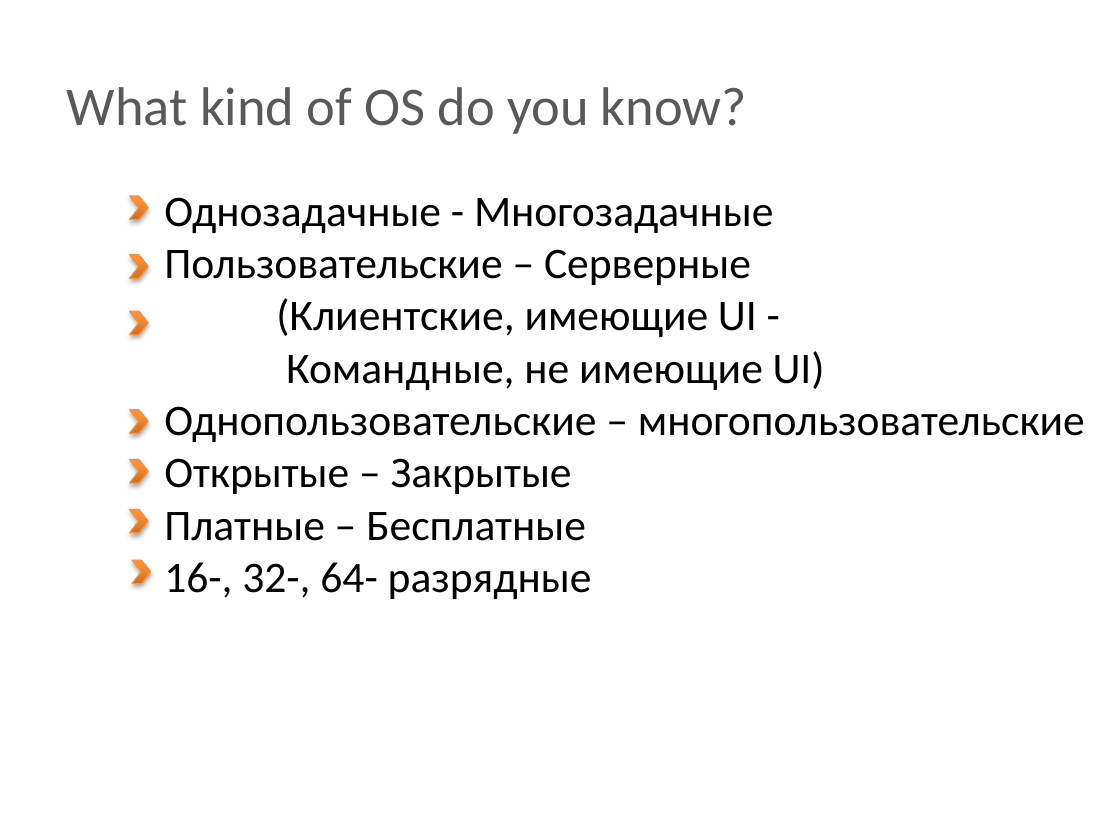
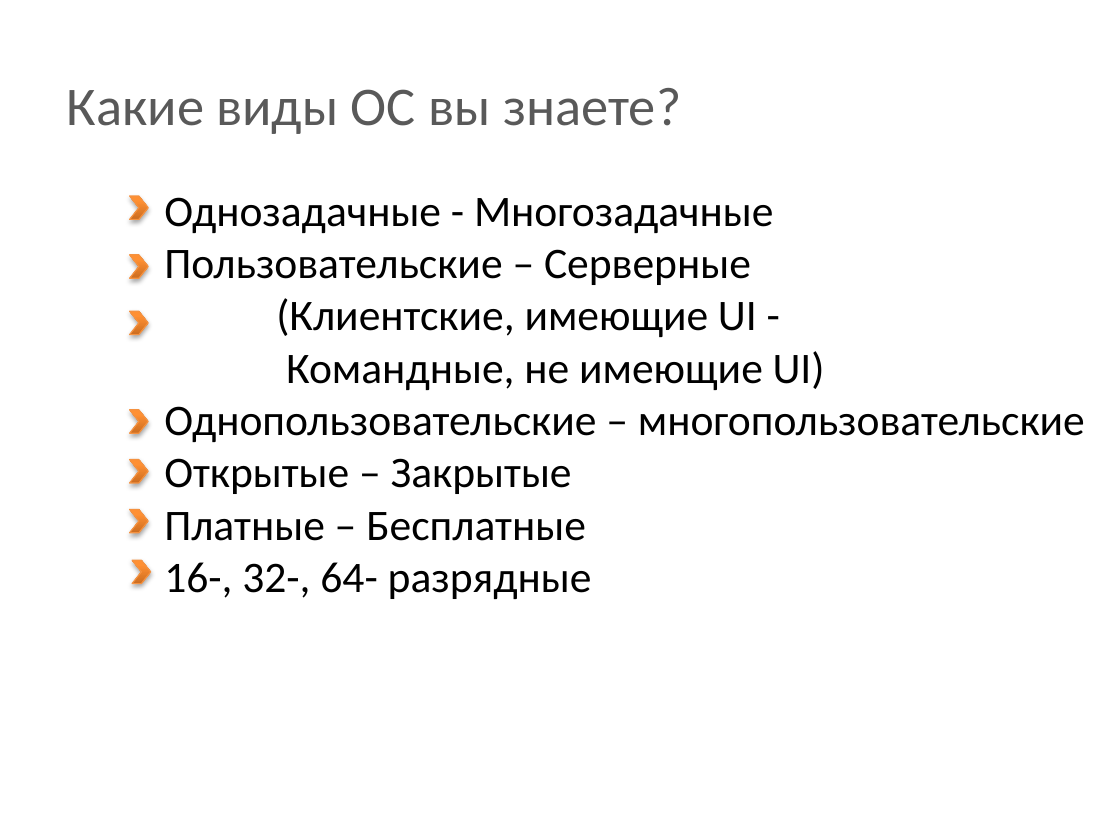
Before and after one commit to BigRacer/swtesting, a slide deck: slide 5 of 1.Introduction_part2/Introduction.pptx. Drawn at 1120x840 pixels with LibreOffice and Linux fonts; fonts in the diff are those of the drawing; background and template pictures are left out. Boxes give left, top, right and bottom in pixels: in the first picture for what was removed or moved away, otherwise in the second. Text is boxed around its words. In the diff, an @@ line names an element or a change of style, - is before the commit and + after.

```diff
--- a/1.Introduction_part2/Introduction.pptx
+++ b/1.Introduction_part2/Introduction.pptx
@@ text at box(67, 88, 682, 134): text changed @@
-What kind of OS do you know?
+Какие виды ОС вы знаете?
```
Also in this commit, not shown: 8 other slides changed, 5 slides added, 5 slides removed, 2 other files.
